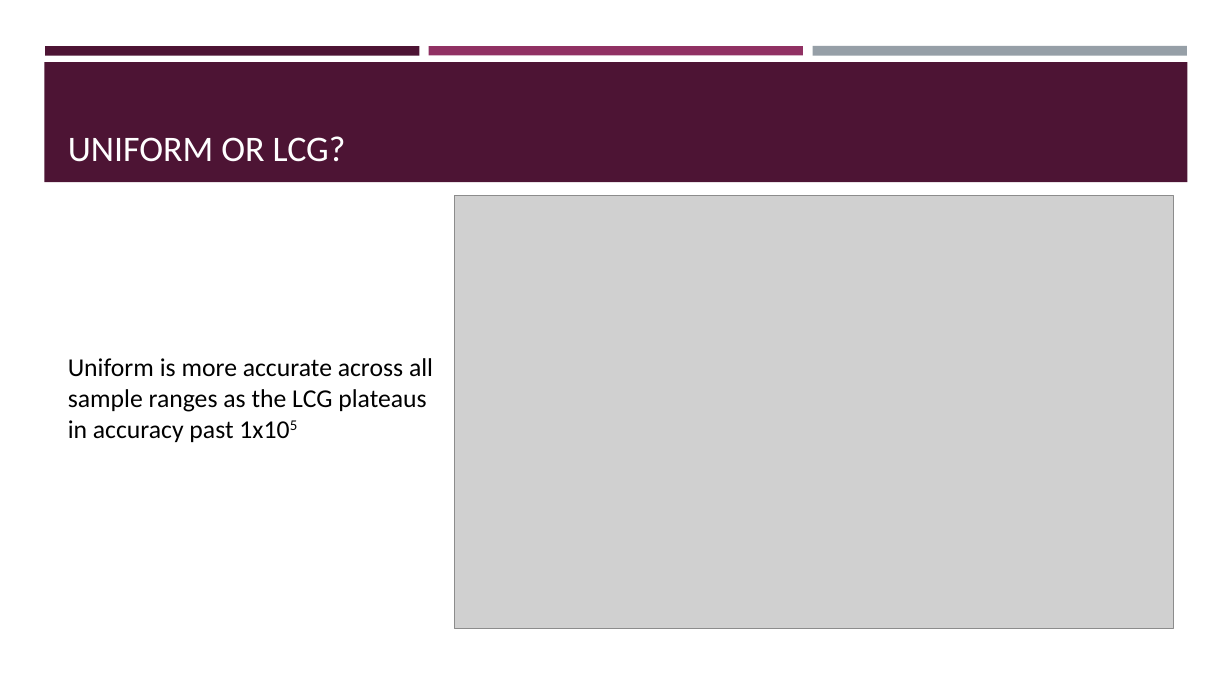
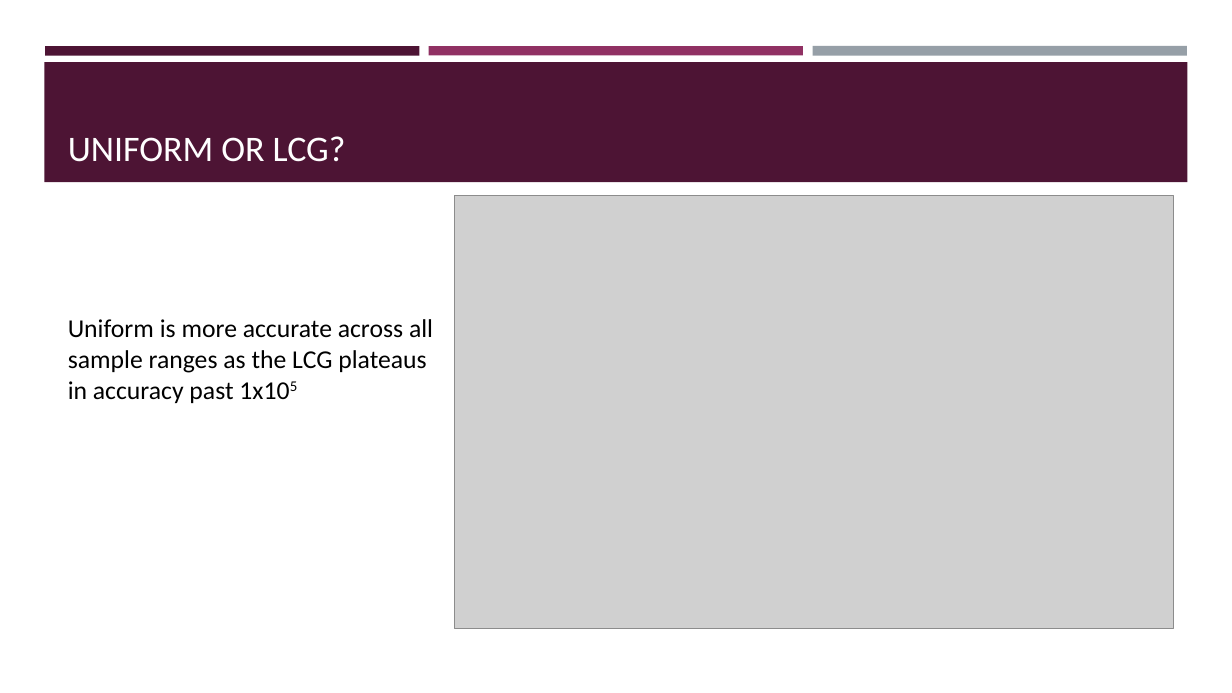
Before and after one commit to eoiniritium/jateb-course-work, a slide deck: slide 7 of presentation.pptx (slide 9 before the commit). Drawn at 1232x693 pixels with LibreOffice and Linux fonts; fonts in the diff are those of the drawing; grey boxes stand for pictures. Boxes give left, top, right and bottom in pixels: in the first picture for what was removed or moved away, otherwise in the second. Text is boxed around its words. In the diff, an @@ line names an element or a change of style, - is before the commit and + after.

```diff
--- a/presentation.pptx
+++ b/presentation.pptx
@@ text "Uniform is more accurate across ...": place and size @@
-text "Uniform is more accurate across ..." at bbox=[68, 358, 433, 442]
+text "Uniform is more accurate across ..." at bbox=[68, 319, 433, 403]
```
Also in this commit, not shown: 4 other slides changed, 1 slide removed.
